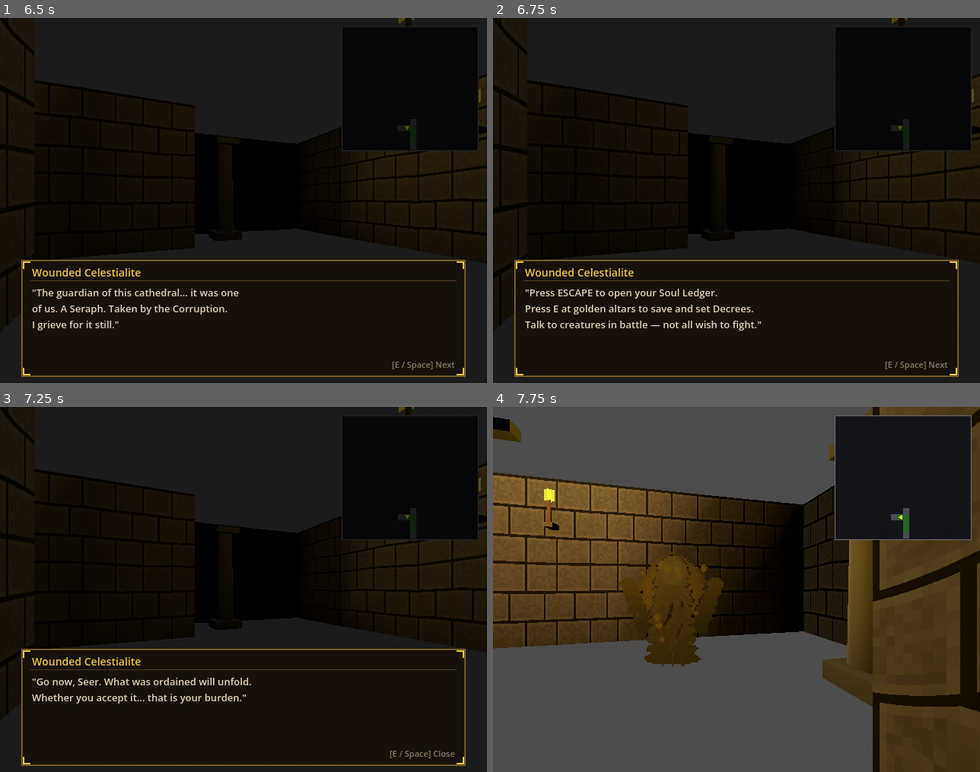
Above: before the commit, frames 1-4 (two rows, left to right).
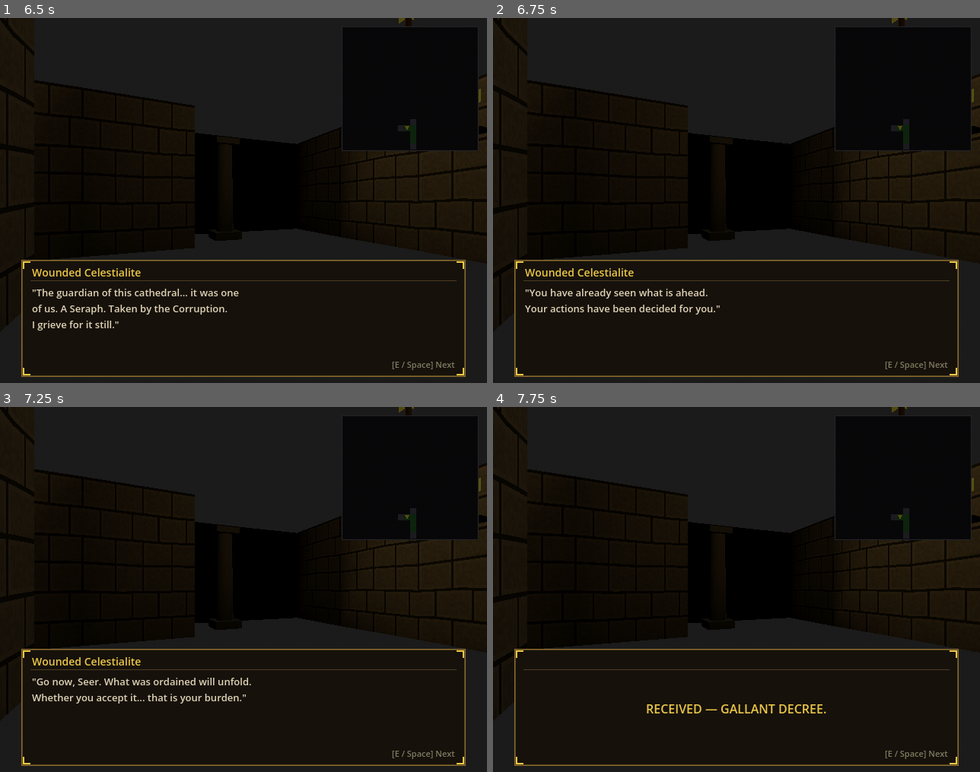
Above: after the commit, the same moments.

Repository: compacitator-stack/PredestinationRPG
Game: Godot game, scene res://scenes/test_room.tscn
The game is run twice, just before and just after one commit, with the same random seed, the same clock (stepped at 60 frames per second) and the same inputs. Sound files missing from this copy of the repository are replaced by a short silence.
Inputs:
- Up to frame 1 (6.5 s): tap Enter (ui_accept) at 0.5, 0.77, 1.52, 2, 3.02, 3.77, 4.25, 4.52, 5, 5.75, 6.02 s; hold W (move_forward) 0.53-2.03 s; tap E (interact) at 0.6, 1.55, 2.1, 3.05, 3.8, 4.35, 5.3, 5.85 s; tap 3 (compendium_key) at 1.35, 5.1 s; hold A (turn_left) 2.03-3.53 s; tap 2 (invest_key) at 2.85 s; hold S (move_backward) 3.53-4.28 s; tap 1 (swap_key) at 3.6 s; hold D (turn_right) 4.28-5.03 s; hold W (move_forward) 5.03-5.78 s; hold D (turn_right) from 5.78 s (still down)
- Up to frame 2 (6.75 s): keep holding D (turn_right); tap Enter (ui_accept) at 6.5 s; tap 2 (invest_key) at 6.6 s
- Up to frame 3 (7.25 s): keep holding D (turn_right); tap Enter (ui_accept) at 6.77 s; tap E (interact) at 6.8 s
- Up to frame 4 (7.75 s): keep holding D (turn_right); tap 1 (swap_key) at 7.35 s; tap Enter (ui_accept) at 7.52 s; tap E (interact) at 7.55 s

Frame 1 is identical in both runs. In frame 2, 1.4% of the frame differs, in the area x 6-55%, y 74-86%; in frame 3, 0.1%; in frame 4, 80%, in the area x 0-100%, y 0-100%.

Commit message:
Gallant Decree: first NPC grants default decree, gates encounters
The Wounded Celestialite on floor 1 now grants a slot-0 Gallant Decree
(FIRST_TURN / Seer / Mystic Ray) when the player closes her dialogue.
Encounters are locked until granted. If the player walks north out of
the vestibule (y < 15) before talking, they're warped to the tile east
of her and the dialogue auto-opens.

npc_dialogue.gd gains a "kind: system" line mode — centered, all-caps,
gold — visually distinct from in-character speech. The Celestialite's
old tutorial-dump line is removed and replaced with three terse system
annotations at the end: the decree grant, the Soul Ledger hotkey, and
the altar-save hotkey. Characters stay in their world; the game speaks
for itself when it needs to.

first_decree_granted persists through save/load via [meta].

Co-Authored-By: Claude Opus 4.7 <noreply@anthropic.com>

Diff:
--- a/scripts/combat/decree_system.gd
+++ b/scripts/combat/decree_system.gd
@@ -67,6 +67,12 @@
 func clear_decree(slot: int) -> void:
 	if slot >= 0 and slot < MAX_SLOTS:
 		decrees[slot] = _empty_decree()
+
+
+func grant_gallant_decree() -> void:
+	## Flavor-named preset granted by the Wounded Celestialite on floor 1.
+	## Writes to slot 0; player can overwrite at the first altar like any decree.
+	set_decree(0, Condition.FIRST_TURN, "Seer", "Mystic Ray")
 
 
 func reset_spent() -> void:
--- a/scripts/floor_data.gd
+++ b/scripts/floor_data.gd
@@ -175,8 +175,11 @@
 					{ "text": "\"The Corruption leaks upward from the Heap.\nEven this cathedral — once the heart of the\nFirmament — has begun to crack.\"" },
 					{ "text": "\"Your Soul Ledger... guard it well. It records\nwhat words cannot: the state of your soul.\nCorruption leaves marks that do not fade.\"" },
 					{ "text": "\"The guardian of this cathedral... it was one\nof us. A Seraph. Taken by the Corruption.\nI grieve for it still.\"" },
-					{ "text": "\"Press ESCAPE to open your Soul Ledger.\nPress E at golden altars to save and set Decrees.\nTalk to creatures in battle — not all wish to fight.\"" },
+					{ "text": "\"You have already seen what is ahead.\nYour actions have been decided for you.\"" },
 					{ "text": "\"Go now, Seer. What was ordained will unfold.\nWhether you accept it... that is your burden.\"" },
+					{ "text": "Received — Gallant Decree.", "kind": "system" },
+					{ "text": "Press Escape to open Soul Ledger.", "kind": "system" },
+					{ "text": "Press E at golden altars to save\nand set Decrees.", "kind": "system" },
 				],
 			},
 			Vector2i(19, 11): {
--- a/scripts/game_manager.gd
+++ b/scripts/game_manager.gd
@@ -15,6 +15,7 @@
 var party: Array = []  # Active party (up to 4)
 var reserve: Array = []  # Reserve creatures (up to 8)
 var compendium_seen: Dictionary = {}  # creature_id -> true for all encountered creatures
+var first_decree_granted: bool = false  # Granted by Wounded Celestialite on floor 1; gates encounters.
 var _player: Node = null
 var _automap: Control = null
 var _dungeon_map: Node = null
@@ -30,6 +31,11 @@
 
 const MAX_ACTIVE := 4
 const MAX_RESERVE := 8
+
+# Floor 1 Wounded Celestialite — see floor_data.gd. Gates first exit from the vestibule.
+const FIRST_NPC_POS := Vector2i(10, 17)
+const FIRST_NPC_FACING_TILE := Vector2i(11, 17)  # Tile east of NPC; player faces west from here.
+const VESTIBULE_NORTH_Y := 15  # y < this = player has left the vestibule (floor 1 only).
 
 
 func _ready() -> void:
@@ -85,6 +91,14 @@
 func _on_player_step() -> void:
 	if _battle_active:
 		return
+	# Floor 1 first-decree gate: if the player tries to leave the vestibule
+	# before receiving the Gallant Decree, pull them back to the Celestialite.
+	if (not first_decree_granted
+			and FloorData.current_floor == 0
+			and _player
+			and _player.grid_pos.y < VESTIBULE_NORTH_Y):
+		_force_first_npc_interaction()
+		return
 	# No random encounters on special tiles (altars, NPCs, stairs, boss)
 	if _player and _dungeon_map:
 		var tile: int = _dungeon_map.get_tile_type(_player.grid_pos)
@@ -93,9 +107,22 @@
 		# No encounters in declared safe zones (e.g. altar room sanctuary)
 		if _dungeon_map.is_safe_zone(_player.grid_pos):
 			return
+	# No encounters at all until the first decree is granted.
+	if not first_decree_granted:
+		return
 	_steps_to_encounter -= 1
 	if _steps_to_encounter <= 0:
 		_start_encounter()
+
+
+func _force_first_npc_interaction() -> void:
+	if not _player:
+		return
+	_player.grid_pos = FIRST_NPC_FACING_TILE
+	_player.facing = 3  # West — toward the Celestialite at FIRST_NPC_POS.
+	if _player.has_method("_snap_to_grid"):
+		_player._snap_to_grid()
+	_interact_npc(FIRST_NPC_POS)
 
 
 # ==========================================================================
@@ -196,8 +223,20 @@
 	var dlg := NpcDialogueScript.new()
 	dlg.npc_name = npc_data.get("name", "???")
 	dlg.dialogue_lines = npc_data.get("dialogue", [])
-	dlg.closed.connect(_on_menu_closed)
+	var grants_gallant := (npc_pos == FIRST_NPC_POS
+			and FloorData.current_floor == 0
+			and not first_decree_granted)
+	if grants_gallant:
+		dlg.closed.connect(_on_gallant_decree_granted)
+	else:
+		dlg.closed.connect(_on_menu_closed)
 	get_tree().root.add_child(dlg)
+
+
+func _on_gallant_decree_granted() -> void:
+	first_decree_granted = true
+	DecreeSystem.grant_gallant_decree()
+	_on_menu_closed()
 
 
 func _interact_stairs() -> void:
@@ -418,6 +457,7 @@
 	# Save boss defeat flags
 	var defeated_floors: Array = FloorData.boss_defeated.keys()
 	cfg.set_value("meta", "boss_defeated", defeated_floors)
+	cfg.set_value("meta", "first_decree_granted", first_decree_granted)
 
 	# Save active party
 	for i in range(party.size()):
@@ -516,6 +556,7 @@
 	FloorData.boss_defeated.clear()
 	for f in defeated:
 		FloorData.boss_defeated[f] = true
+	first_decree_granted = cfg.get_value("meta", "first_decree_granted", false)
 
 	# Restore active party
 	var party_count: int = cfg.get_value("meta", "party_size", 2)
--- a/scripts/ui/npc_dialogue.gd
+++ b/scripts/ui/npc_dialogue.gd
@@ -6,7 +6,10 @@
 signal closed
 
 var npc_name: String = "???"
-var dialogue_lines: Array = []  # Array of { "text": String }
+# Array of { "text": String, "kind": String (optional) }
+# kind = "system" renders as a centered, all-caps game annotation (no speaker),
+# distinct from diegetic character speech. Anything else / omitted = dialogue.
+var dialogue_lines: Array = []
 
 var _current_line: int = 0
 var _text_label: Label = null
@@ -65,9 +68,24 @@
 	if _current_line >= dialogue_lines.size():
 		_close()
 		return
-	_name_label.text = npc_name
 	var line_data: Dictionary = dialogue_lines[_current_line]
-	_text_label.text = line_data.get("text", "")
+	var is_system := String(line_data.get("kind", "")) == "system"
+
+	if is_system:
+		_name_label.visible = false
+		_text_label.text = String(line_data.get("text", "")).to_upper()
+		_text_label.horizontal_alignment = HORIZONTAL_ALIGNMENT_CENTER
+		_text_label.vertical_alignment = VERTICAL_ALIGNMENT_CENTER
+		_text_label.add_theme_color_override("font_color", UITheme.TITLE)
+		_text_label.add_theme_font_size_override("font_size", 16)
+	else:
+		_name_label.visible = true
+		_name_label.text = npc_name
+		_text_label.text = line_data.get("text", "")
+		_text_label.horizontal_alignment = HORIZONTAL_ALIGNMENT_LEFT
+		_text_label.vertical_alignment = VERTICAL_ALIGNMENT_TOP
+		_text_label.add_theme_color_override("font_color", UITheme.TEXT)
+		_text_label.add_theme_font_size_override("font_size", 13)
 
 	if _current_line < dialogue_lines.size() - 1:
 		_prompt_label.text = "[E / Space] Next"
